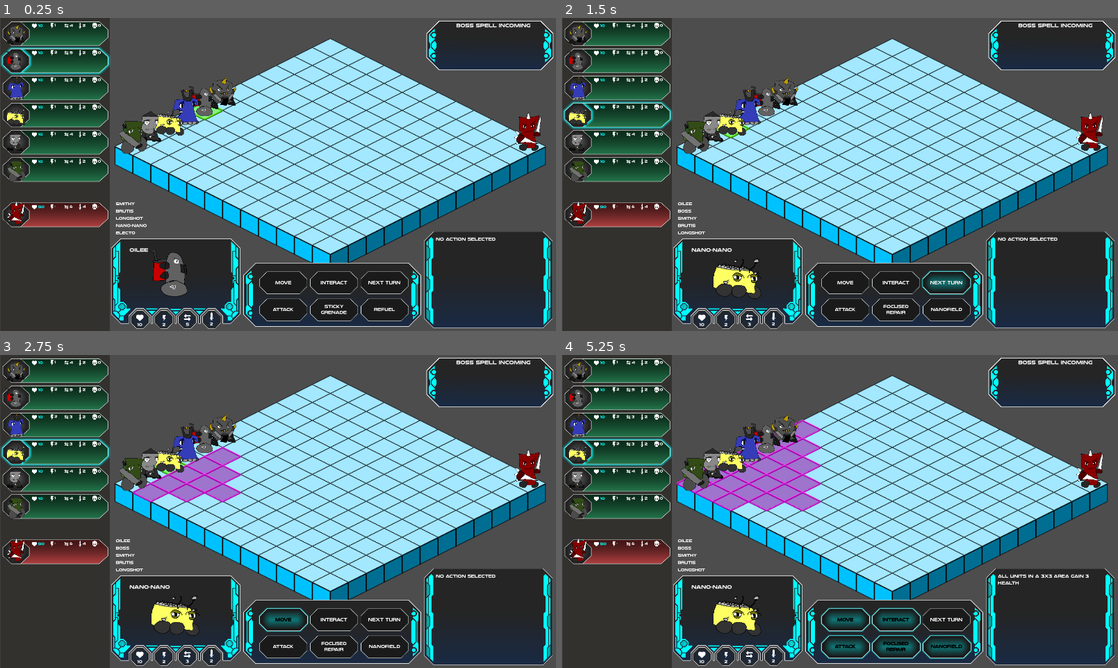
Above: before the commit, frames 1-4 (two rows, left to right).
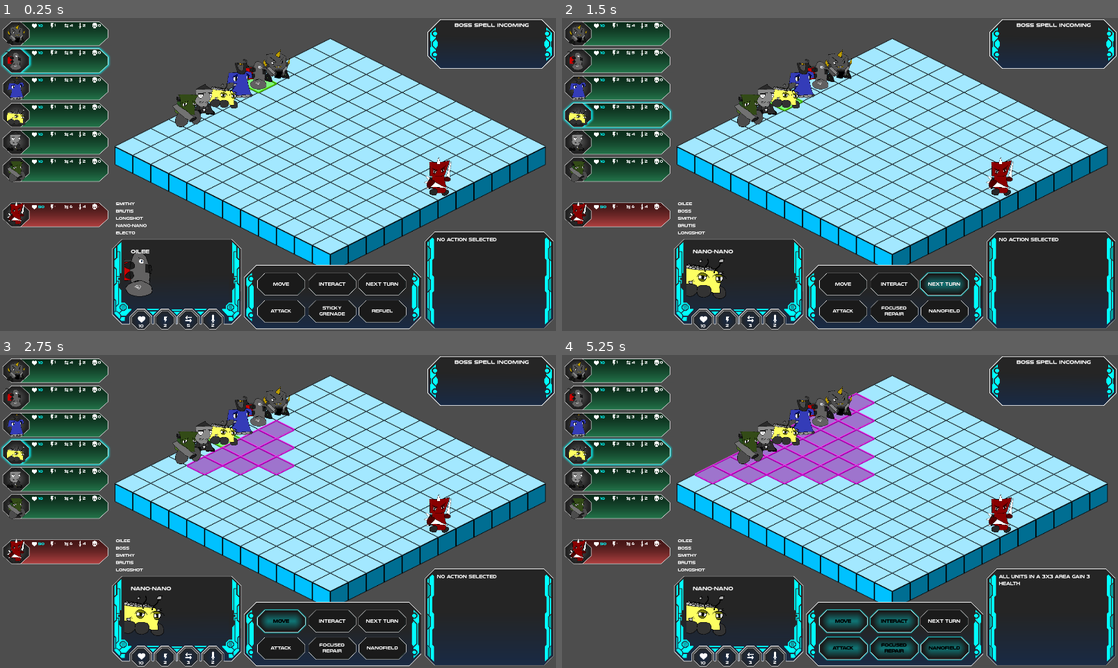
Above: after the commit, the same moments.

Repository: ScottHo/tactics
Game: Godot game, scene res://level.tscn
The game is run twice, just before and just after one commit, with the same random seed, the same clock (stepped at 60 frames per second) and the same inputs.
Inputs:
- Up to frame 1 (0.25 s): no input
- Up to frame 2 (1.5 s): click "Next Turn" at 0.5 s; click "Next Turn" at 1.25 s
- Up to frame 3 (2.75 s): click "Move" at 2 s
- Up to frame 4 (5.25 s): click "Interact" at 2.75 s; click "Attack" at 3.5 s; click "Focused Repair" at 4.25 s; click "Nanofield" at 5 s

The runs differ from the first frame. In frame 1, 19% of the frame differs, in the area x 0-100%, y 0-100%; in frame 2, 19%; in frame 3, 22%; in frame 4, 23%.

Commit message:
Use bounds to check mouse position for menu service

Diff:
--- /dev/null
+++ b/MenuContainer.gd
@@ -0,0 +1,8 @@
+class_name MenuContainer extends ReferenceRect
+
+
+func in_bounds() -> bool:
+    var v = get_local_mouse_position()
+    if 0 < v.x and v.x < size.x and 0 < v.y and v.y < size.y:
+        return true
+    return false
--- a/level.gd
+++ b/level.gd
@@ -65,37 +65,37 @@
 
 func importTestData():
     print("Importing Test Data")
-    var ent = _add_test_entity("Brutis", 10, 4, 10, Vector2i(0, 3), "res://brutus.tscn", true)
+    var ent = _add_test_entity("Brutis", 10, 4, 10, Vector2i(0, 0), "res://brutus.tscn", true)
     ActionFactory.add_base_attack(ent, 1)
     ActionFactory.add_exert(ent, ActionType.ACTION1)
     ActionFactory.add_take_cover(ent, ActionType.ACTION2)
 
-    ent = _add_test_entity("Oilee", 10, 5, 10, Vector2i(0, 4), "res://oilee.tscn", true)
+    ent = _add_test_entity("Oilee", 10, 5, 10, Vector2i(0, 1), "res://oilee.tscn", true)
     ActionFactory.add_base_attack(ent, 1)
     ActionFactory.add_sticky_grenade(ent, ActionType.ACTION1)
     ActionFactory.add_refuel(ent, ActionType.ACTION2)
 
-    ent = _add_test_entity("Electo", 10, 3, 10, Vector2i(0, 5), "res://electo.tscn", true)
+    ent = _add_test_entity("Electo", 10, 3, 10, Vector2i(0, 2), "res://electo.tscn", true)
     ActionFactory.add_base_attack(ent, 4)
     ActionFactory.add_storm(ent, ActionType.ACTION1)
     ActionFactory.add_static_shield(ent, ActionType.ACTION2)
 
-    ent = _add_test_entity("Nano-nano", 10, 3, 10, Vector2i(0, 6), "res://nanonano.tscn", true)
+    ent = _add_test_entity("Nano-nano", 10, 3, 10, Vector2i(0, 3), "res://nanonano.tscn", true)
     ActionFactory.add_base_attack(ent, 4)
     ActionFactory.add_focused_repair(ent, ActionType.ACTION1)
     ActionFactory.add_nano_field(ent, ActionType.ACTION2)
 
-    ent = _add_test_entity("Smithy", 10, 4, 10, Vector2i(0, 7), "res://smithy.tscn", true)
+    ent = _add_test_entity("Smithy", 10, 4, 10, Vector2i(0, 4), "res://smithy.tscn", true)
     ActionFactory.add_base_attack(ent, 1)
     ActionFactory.add_weapons_upgade(ent, ActionType.ACTION1)
     ActionFactory.add_engine_upgrade(ent, ActionType.ACTION2)
 
-    ent = _add_test_entity("Longshot", 10, 4, 10, Vector2i(0, 8), "res://longshot.tscn", true)
+    ent = _add_test_entity("Longshot", 10, 4, 10, Vector2i(0, 5), "res://longshot.tscn", true)
     ActionFactory.add_base_attack(ent, 5)
     ActionFactory.add_snipe(ent, ActionType.ACTION1)
     ActionFactory.add_titanium_bullet(ent, ActionType.ACTION2)
 
-    ent = _add_test_entity("Boss", 50, 6, 10, Vector2i(11, -3), "res://enemy_1.tscn", false)
+    ent = _add_test_entity("Boss", 50, 6, 10, Vector2i(11, 2), "res://enemy_1.tscn", false)
     ent.damage += 2
     ActionFactory.add_base_attack(ent, 1)
     return
--- a/menu.gd
+++ b/menu.gd
@@ -18,6 +18,10 @@
 @onready var currentTurnLabel: Label = $CharacterContainer/CurrentTurnLabel
 @onready var healthLabel: Label = $CharacterContainer/HealthLabel
 @onready var damageLabel: Label = $CharacterContainer/DamageLabel
+@onready var buttonsBar: MenuContainer = $BottomBar
+@onready var mechanicsContainer: MenuContainer = $MechanicContainer
+@onready var characterContainer: MenuContainer = $CharacterContainer
+@onready var tabContainer: MenuContainer = $EntityTabContainer
 
 func _ready():
     moveButton.button_down.connect(func(): moveActionInitiate.emit())
@@ -28,6 +32,22 @@
     action2Button.button_down.connect(func(): actionInitiate.emit(ActionType.ACTION2))
     cache_button_states()
     _tab_dict = {}
+    return
+
+func _input(event):
+    if event is InputEventMouseMotion:
+        if buttonsBar.in_bounds():
+            print("buttons")
+            return
+        if mechanicsContainer.in_bounds():
+            print("mechs")
+            return
+        if characterContainer.in_bounds():
+            print("character")
+            return
+        if tabContainer.in_bounds():
+            print("tabs")
+            return
     return
 
 func setState(state: State):
@@ -135,6 +155,7 @@
         action1Button.disabled,
         action2Button.disabled,
     ]
+    return
 
 func restore_button_states():
     unpress_all_buttons()
--- a/menu.tscn
+++ b/menu.tscn
@@ -12,6 +12,7 @@
 [ext_resource type="Texture2D" uid="uid://dc3pjsse52ru1" path="res://Assets/heart_white.png" id="10_slf17"]
 [ext_resource type="Texture2D" uid="uid://b8pefgb5l0j42" path="res://Assets/arrow_reserve.png" id="11_p5wk3"]
 [ext_resource type="Texture2D" uid="uid://dodutmihl1csn" path="res://Assets/item_sword.png" id="12_xlgau"]
+[ext_resource type="Script" path="res://MenuContainer.gd" id="13_m1fgd"]
 
 [node name="Node2D" type="Node2D"]
 z_index = 10
@@ -76,81 +77,78 @@
 theme_override_font_sizes/font_size = 11
 text = "1"
 
-[node name="MechanicContainer" type="Control" parent="."]
-layout_mode = 3
-anchors_preset = 0
-offset_left = 1286.75
-offset_top = 12.7268
-offset_right = 1528.75
-offset_bottom = 81.7268
+[node name="MechanicContainer" type="ReferenceRect" parent="."]
+offset_left = 1178.99
+offset_top = 2.62464
+offset_right = 1570.99
+offset_bottom = 157.625
 scale = Vector2(0.9, 0.9)
+script = ExtResource("13_m1fgd")
 
 [node name="Short-panel" type="Sprite2D" parent="MechanicContainer"]
-position = Vector2(72.8212, 70.0772)
 scale = Vector2(0.3, 0.3)
 texture = ExtResource("2_mrg4l")
+centered = false
 
 [node name="Label" type="Label" parent="MechanicContainer"]
 layout_mode = 0
-offset_left = -30.7325
-offset_top = -3.51647
-offset_right = 122.267
-offset_bottom = 22.4835
+offset_left = 84.0082
+offset_top = 6.46098
+offset_right = 313.008
+offset_bottom = 32.461
 text = "Boss Spell Incoming"
 horizontal_alignment = 1
 vertical_alignment = 1
 
 [node name="MechanicLabel" type="Label" parent="MechanicContainer"]
 layout_mode = 0
-offset_left = -80.6231
-offset_top = 28.1263
-offset_right = 229.377
-offset_bottom = 138.126
+offset_left = 40.3535
+offset_top = 38.1038
+offset_right = 350.354
+offset_bottom = 148.103
 theme_override_font_sizes/font_size = 12
 autowrap_mode = 2
 
-[node name="DescriptionContainer" type="Control" parent="."]
-layout_mode = 3
-anchors_preset = 0
-offset_left = 1155.84
-offset_top = 656.159
-offset_right = 1195.84
-offset_bottom = 696.159
+[node name="DescriptionContainer" type="ReferenceRect" parent="."]
+offset_left = 1173.3
+offset_top = 590.282
+offset_right = 1529.3
+offset_bottom = 856.282
+script = ExtResource("13_m1fgd")
 
 [node name="Sci-fi-ui-panels" type="Sprite2D" parent="DescriptionContainer"]
-position = Vector2(192.066, 66.4299)
 scale = Vector2(0.2, 0.2)
 texture = ExtResource("3_ththa")
+centered = false
 
 [node name="DescriptionLabel" type="Label" parent="DescriptionContainer"]
 layout_mode = 0
-offset_left = 46.9155
-offset_top = -52.978
-offset_right = 336.915
-offset_bottom = 187.022
+offset_left = 32.6289
+offset_top = 14.4865
+offset_right = 322.628
+offset_bottom = 254.486
 theme_override_font_sizes/font_size = 12
 text = "No Action Selected."
 autowrap_mode = 2
 
-[node name="BottomBar" type="Control" parent="."]
-layout_mode = 3
-anchors_preset = 0
-offset_left = 647.149
-offset_top = 685.227
-offset_right = 687.149
-offset_bottom = 725.227
+[node name="BottomBar" type="ReferenceRect" parent="."]
+offset_left = 673.312
+offset_top = 681.691
+offset_right = 1163.31
+offset_bottom = 859.691
+script = ExtResource("13_m1fgd")
 
 [node name="LongBar" type="Sprite2D" parent="BottomBar"]
-position = Vector2(269.612, 79.2239)
 scale = Vector2(0.26, 0.26)
 texture = ExtResource("3_5elim")
+centered = false
 
 [node name="MoveButton" type="Button" parent="BottomBar"]
 layout_mode = 0
-offset_left = 65.0184
-offset_top = 10.9813
-offset_right = 205.019
-offset_bottom = 80.9813
+offset_left = 33.1986
+offset_top = 18.0523
+offset_right = 173.199
+offset_bottom = 88.0523
 focus_mode = 0
 theme = ExtResource("4_cvwx3")
 toggle_mode = true
@@ -158,10 +156,10 @@
 
 [node name="InteractButton" type="Button" parent="BottomBar"]
 layout_mode = 0
-offset_left = 205.407
-offset_top = 10.9813
-offset_right = 345.407
-offset_bottom = 80.9813
+offset_left = 173.587
+offset_top = 18.0523
+offset_right = 313.587
+offset_bottom = 88.0523
 focus_mode = 0
 theme = ExtResource("4_cvwx3")
 toggle_mode = true
@@ -170,10 +168,10 @@
 
 [node name="TurnButton" type="Button" parent="BottomBar"]
 layout_mode = 0
-offset_left = 343.91
-offset_top = 10.9813
-offset_right = 483.91
-offset_bottom = 80.9813
+offset_left = 312.09
+offset_top = 18.0523
+offset_right = 452.09
+offset_bottom = 88.0523
 focus_mode = 0
 theme = ExtResource("4_cvwx3")
 text = "Next Turn
@@ -181,10 +179,10 @@
 
 [node name="AttackButton" type="Button" parent="BottomBar"]
 layout_mode = 0
-offset_left = 65.0184
-offset_top = 85.9813
-offset_right = 205.019
-offset_bottom = 155.981
+offset_left = 33.1986
+offset_top = 93.0523
+offset_right = 173.199
+offset_bottom = 163.052
 focus_mode = 0
 theme = ExtResource("4_cvwx3")
 toggle_mode = true
@@ -192,10 +190,10 @@
 
 [node name="Action1Button" type="Button" parent="BottomBar"]
 layout_mode = 0
-offset_left = 205.407
-offset_top = 85.9813
-offset_right = 345.407
-offset_bottom = 155.981
+offset_left = 173.587
+offset_top = 93.0523
+offset_right = 313.587
+offset_bottom = 163.052
 focus_mode = 0
 theme = ExtResource("4_cvwx3")
 toggle_mode = true
@@ -204,46 +202,51 @@
 
 [node name="Action2Button" type="Button" parent="BottomBar"]
 layout_mode = 0
-offset_left = 345.245
-offset_top = 85.9813
-offset_right = 485.245
-offset_bottom = 155.981
+offset_left = 313.425
+offset_top = 93.0523
+offset_right = 453.425
+offset_bottom = 163.052
 focus_mode = 0
 theme = ExtResource("4_cvwx3")
 toggle_mode = true
 text = "Action2
 "
 
-[node name="CharacterContainer" type="Node2D" parent="."]
-position = Vector2(484.514, 727.256)
+[node name="CharacterContainer" type="ReferenceRect" parent="."]
+offset_left = 309.212
+offset_top = 610.388
+offset_right = 709.212
+offset_bottom = 890.388
 scale = Vector2(0.9, 0.9)
+script = ExtResource("13_m1fgd")
 
 [node name="CharacterBackground" type="Sprite2D" parent="CharacterContainer"]
 scale = Vector2(0.27, 0.27)
 texture = ExtResource("6_xc4a1")
+centered = false
 
 [node name="CharacterSprite" type="Sprite2D" parent="CharacterContainer"]
-position = Vector2(0, -25)
+centered = false
 
 [node name="TransparentCharacterFrame" type="Sprite2D" parent="CharacterContainer"]
-position = Vector2(0, 6.88647)
 scale = Vector2(0.27, 0.27)
 texture = ExtResource("7_dt2eg")
+centered = false
 
 [node name="CurrentTurnLabel" type="Label" parent="CharacterContainer"]
-offset_left = -141.691
-offset_top = -108.559
-offset_right = -101.691
-offset_bottom = -82.5588
+offset_left = 57.1958
+offset_top = 25.5548
+offset_right = 98.1958
+offset_bottom = 51.555
 text = "Guy"
 horizontal_alignment = 1
 vertical_alignment = 1
 
 [node name="NumMovesLabel" type="Label" parent="CharacterContainer"]
-offset_left = 12.4175
-offset_top = 113.0
-offset_right = 60.4175
-offset_bottom = 151.0
+offset_left = 211.304
+offset_top = 247.114
+offset_right = 259.304
+offset_bottom = 285.114
 theme_override_fonts/font = ExtResource("5_n8sjp")
 theme_override_font_sizes/font_size = 12
 text = "88"
@@ -251,10 +254,10 @@
 vertical_alignment = 1
 
 [node name="HealthLabel" type="Label" parent="CharacterContainer"]
-offset_left = -134.072
-offset_top = 113.5
-offset_right = -86.072
-offset_bottom = 151.5
+offset_left = 64.8148
+offset_top = 247.614
+offset_right = 112.815
+offset_bottom = 285.614
 theme_override_fonts/font = ExtResource("5_n8sjp")
 theme_override_font_sizes/font_size = 12
 text = "88"
@@ -262,10 +265,10 @@
 vertical_alignment = 1
 
 [node name="CurrentEnergy" type="Label" parent="CharacterContainer"]
-offset_left = -60.3287
-offset_top = 114.341
-offset_right = -12.3287
-offset_bottom = 152.341
+offset_left = 138.558
+offset_top = 248.455
+offset_right = 186.558
+offset_bottom = 286.455
 theme_override_fonts/font = ExtResource("5_n8sjp")
 theme_override_font_sizes/font_size = 12
 text = "88"
@@ -273,10 +276,10 @@
 vertical_alignment = 1
 
 [node name="DamageLabel" type="Label" parent="CharacterContainer"]
-offset_left = 86.1069
-offset_top = 112.0
-offset_right = 134.107
-offset_bottom = 150.0
+offset_left = 284.994
+offset_top = 246.114
+offset_right = 332.994
+offset_bottom = 284.114
 theme_override_fonts/font = ExtResource("5_n8sjp")
 theme_override_font_sizes/font_size = 12
 text = "88"
@@ -284,26 +287,30 @@
 vertical_alignment = 1
 
 [node name="BoltGold" type="Sprite2D" parent="CharacterContainer"]
-position = Vector2(-35.5965, 111.96)
+position = Vector2(156.616, 236.804)
 scale = Vector2(0.7, 0.7)
 texture = ExtResource("9_vl4vh")
+centered = false
 
 [node name="HudHeartFull" type="Sprite2D" parent="CharacterContainer"]
-position = Vector2(-110.098, 111.47)
+position = Vector2(76.9236, 235.572)
 scale = Vector2(0.5, 0.5)
 texture = ExtResource("10_slf17")
+centered = false
 
 [node name="MoveSprite" type="Sprite2D" parent="CharacterContainer"]
-position = Vector2(35.6532, 110.387)
+position = Vector2(221.562, 232.636)
 scale = Vector2(0.4, 0.4)
 texture = ExtResource("11_p5wk3")
+centered = false
 
 [node name="ItemSword" type="Sprite2D" parent="CharacterContainer"]
-position = Vector2(109.756, 106.787)
+position = Vector2(296.778, 230.889)
 scale = Vector2(0.2, 0.2)
 texture = ExtResource("12_xlgau")
-
-[node name="EntityTabContainer" type="ColorRect" parent="."]
+centered = false
+
+[node name="EntityTabContainer" type="ReferenceRect" parent="."]
 offset_right = 302.0
 offset_bottom = 864.0
-color = Color(0.196078, 0.192157, 0.180392, 1)
+script = ExtResource("13_m1fgd")
Not shown: 1 places in menu.tscn that only renumber resources
